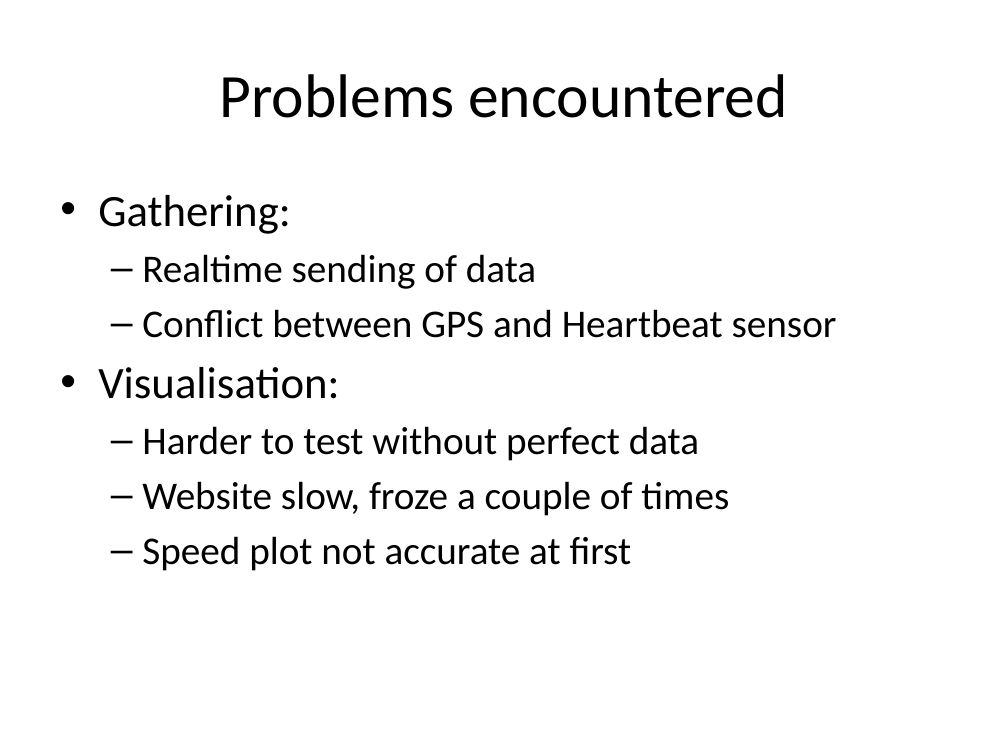
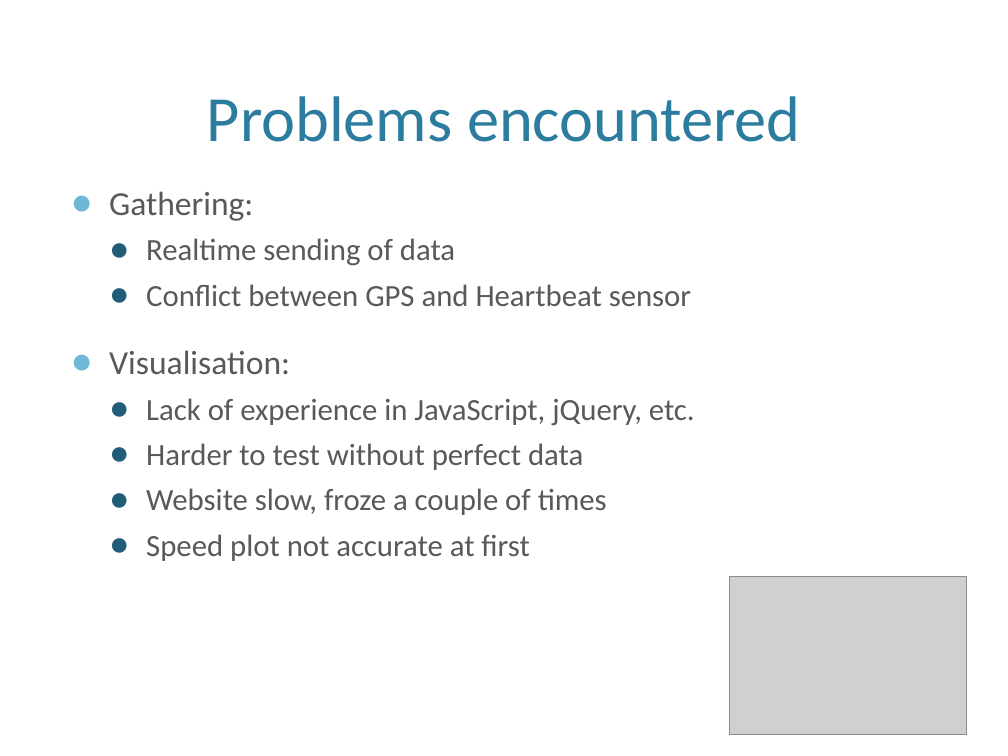
Before and after one commit to bicyclus/prototype1, a slide deck: slide 5 of Verslagen/intermediatedemo.pptx (slide 7 before the commit). Drawn at 1008x756 pixels with LibreOffice and Linux fonts; fonts in the diff are those of the drawing; grey boxes stand for pictures; background and template pictures are left out. Boxes give left, top, right and bottom in pixels: in the first picture for what was removed or moved away, otherwise in the second. Text is boxed around its words. In the diff, an @@ line names an element or a change of style, - is before the commit and + after.

```diff
--- a/Verslagen/intermediatedemo.pptx
+++ b/Verslagen/intermediatedemo.pptx
@@ title "Problems encountered": place and size @@
-title "Problems encountered" at box(219, 74, 787, 118)
+title "Problems encountered" at box(207, 96, 801, 142)
@@ title "Problems encountered" at box(207, 96, 801, 142): size 44 to 46 pt, text colour #000000 to #2C7C9F; vertical alignment middle to bottom @@
@@ text "Gathering:": place and size @@
-text "Gathering:" at box(98, 195, 837, 571)
+text "Gathering:" at box(109, 191, 695, 561)
@@ text at box(109, 191, 691, 561): size 32 to 24 pt in "Gathering:", "Visualisation:"; text colour #000000 to #595959 in "Gathering:", "Realtime sending of data", "Conflict between GPS and Heartbeat sensor", "Visualisation:" and 3 more places; size 28 to 22 pt in "Realtime sending of data", "Conflict between GPS and Heartbeat sensor", "Harder to test without perfect data", "Website slow, froze a couple of times" and 1 more places; bullet • to ●; more space between paragraphs; bullet – to ● @@
@@ text at box(146, 398, 695, 426): paragraph added @@
+  ● Lack of experience in JavaScript, jQuery, etc.
@@ picture added at box(730, 577, 967, 735) @@
```
Also in this commit, not shown: 4 other slides changed, 3 slides added, 5 slides removed.
